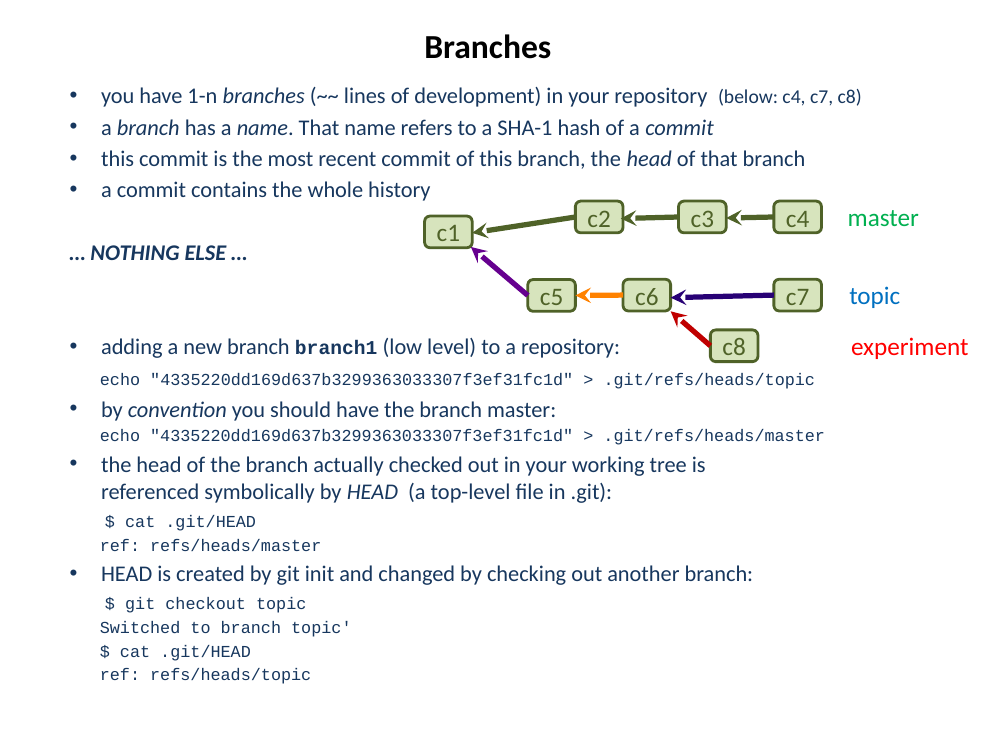
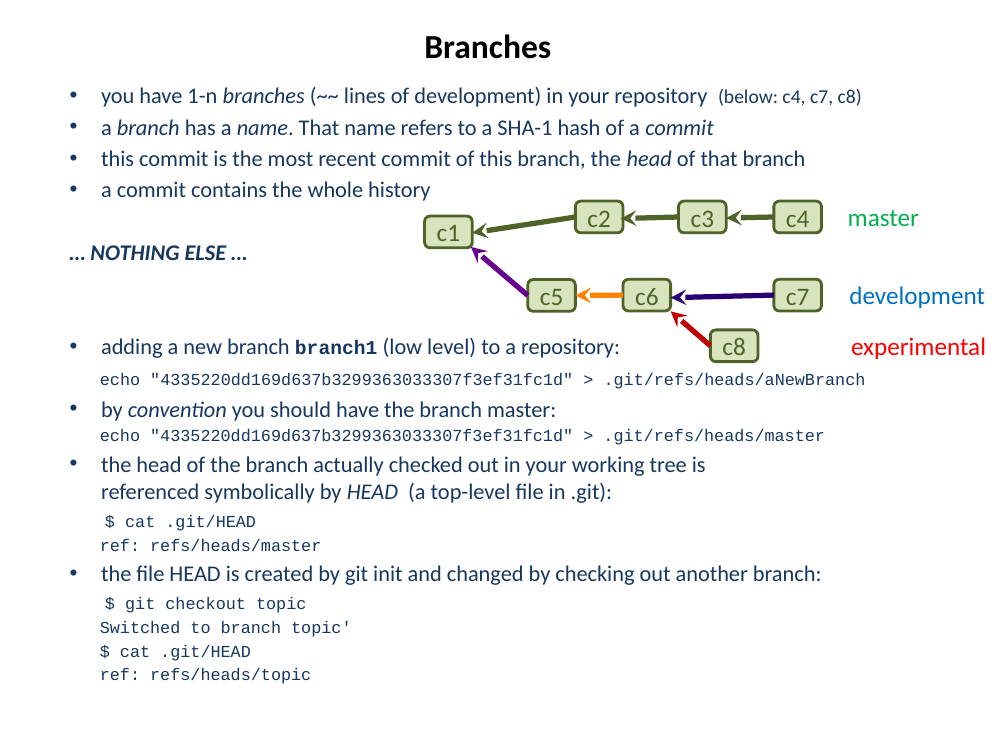
Before and after one commit to hanbei/git_tutorial, a slide deck: slide 14 of architektur.pptx. Drawn at 1008x756 pixels with LibreOffice and Linux fonts; fonts in the diff are those of the drawing. Boxes give left, top, right and bottom in pixels: in the first picture for what was removed or moved away, otherwise in the second. Text is boxed around its words. In the diff, an @@ line names an element or a change of style, - is before the commit and + after.

```diff
--- a/architektur.pptx
+++ b/architektur.pptx
@@ text at (849,286,985,308): text changed @@
-topic
+development
@@ text at (851,337,986,359): text changed @@
-experiment
+experimental
@@ subtitle at (100,373,866,389): text changed @@
-echo "4335220dd169d637b3299363033307f3ef31fc1d" > .git/refs/heads/topic
+echo "4335220dd169d637b3299363033307f3ef31fc1d" > .git/refs/heads/aNewBranch
@@ subtitle at (101,565,822,585): text changed @@
-• HEAD is created by git init and changed by checking out another branch:
+• the file HEAD is created by git init and changed by checking out another branch:
```
Also in this commit, not shown: 8 other slides changed, 7 slides removed.
